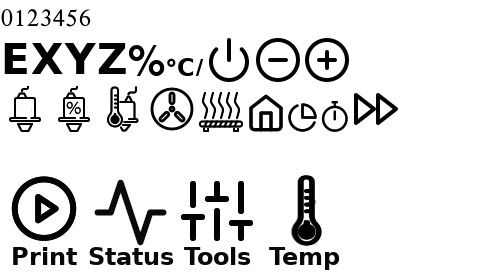
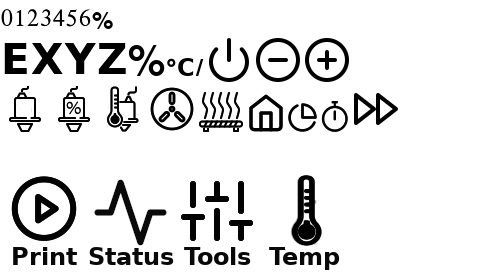
Comparing the layer stacks of the two 480×272 images. Changes:
added group "040-icon-printer-percent-small" with 2 layers above "050-icon-printer-hotend" over (92, 12, 113, 29)
added layer "% #2" in group "040-icon-printer-percent-small" over (92, 12, 113, 29)
added layer "% #3" in group "040-icon-printer-percent-small" over (92, 12, 113, 29)
